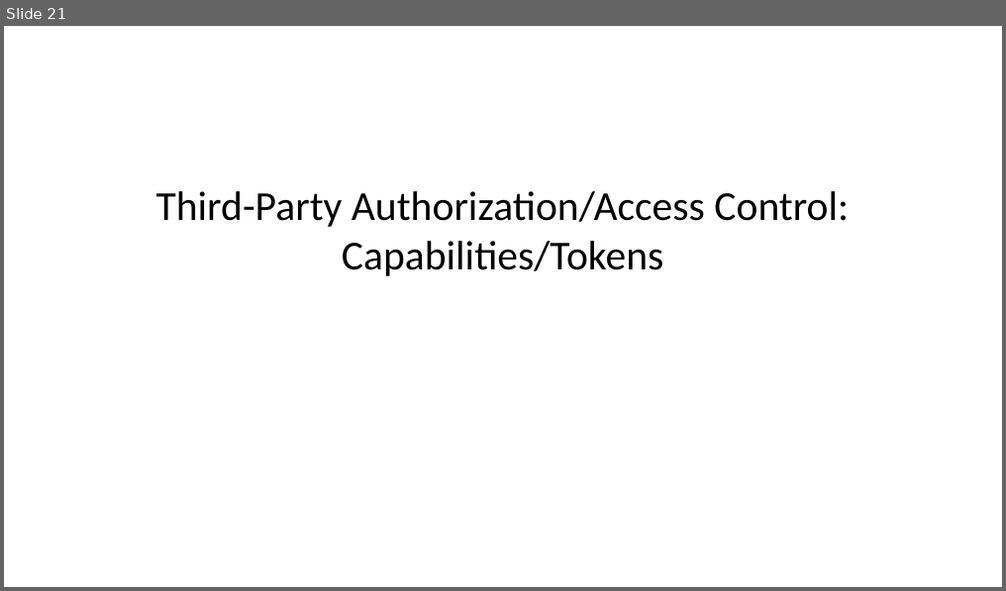
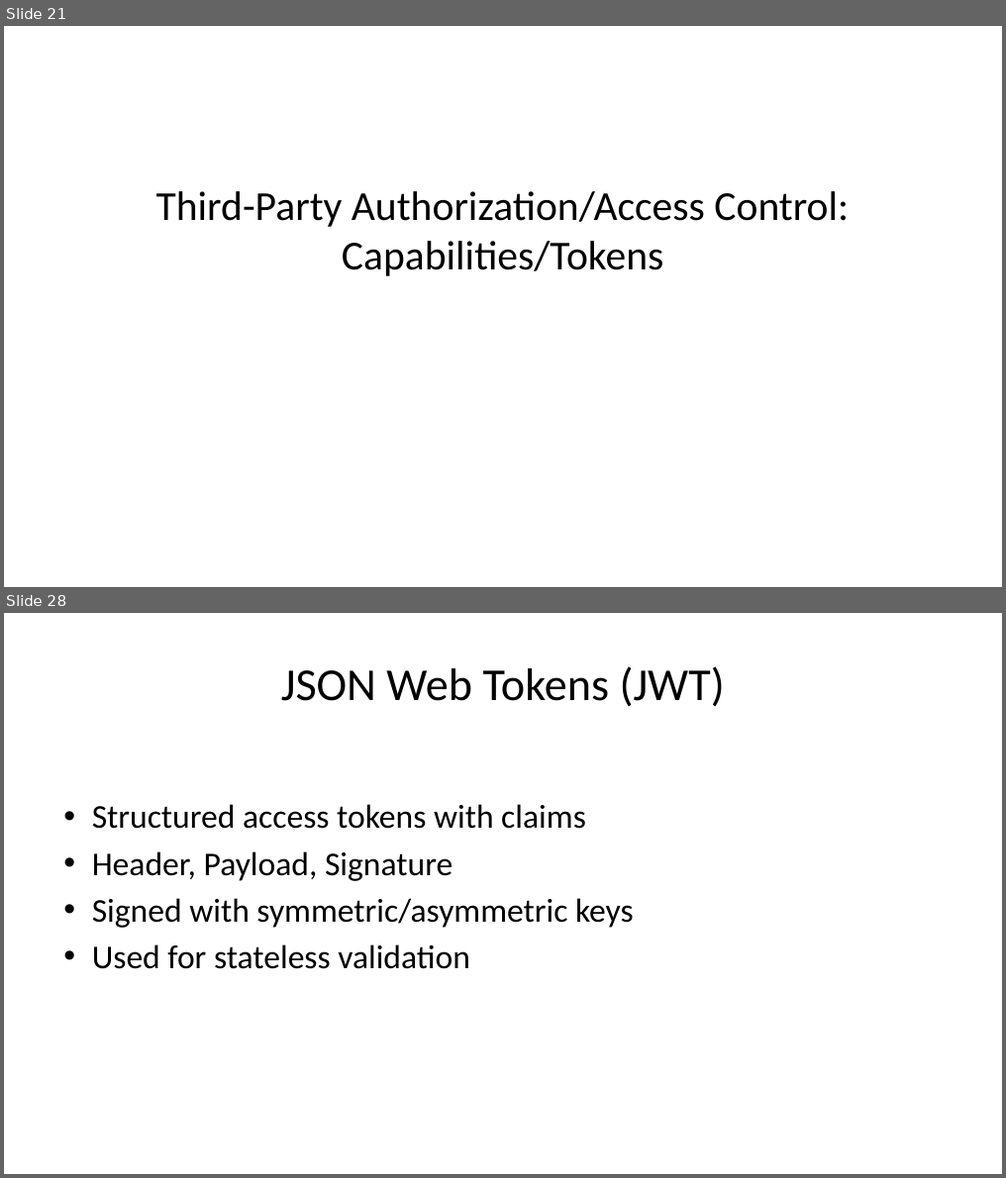
Before and after one commit to noise-lab/security-course, a slide deck: docs/slides/04-Authenticaation.pptx. Shown one above the other, each under a label of ours: slide 21 before the commit, slides 21 and 28 after it; the slides between them are not shown. The pictures are 1006x591 and 1006x1178 pixels, drawn with LibreOffice and Linux fonts; fonts in the diff are those of the drawing. Boxes give left, top, right and bottom in pixels: in the first picture for what was removed or moved away, otherwise in the second. Text is boxed around its words. In the diff, an @@ line names an element or a change of style, - is before the commit and + after.

```diff
--- a/docs/slides/04-Authenticaation.pptx
+++ b/docs/slides/04-Authenticaation.pptx
@@ slide 28 added at (x1=4, y1=613, x2=1002, y2=1174), background #FFFFFF @@
@@ title added at (x1=281, y1=666, x2=725, y2=707), 33 pt, text #000000 @@
+JSON Web Tokens (JWT)
@@ text added at (x1=92, y1=804, x2=634, y2=969), 24 pt, text #000000 @@
+• Structured access tokens with claims
+• Header, Payload, Signature
+• Signed with symmetric/asymmetric keys
+• Used for stateless validation
```
Also in this commit, not shown: 9 other slides added, 1 other file.
